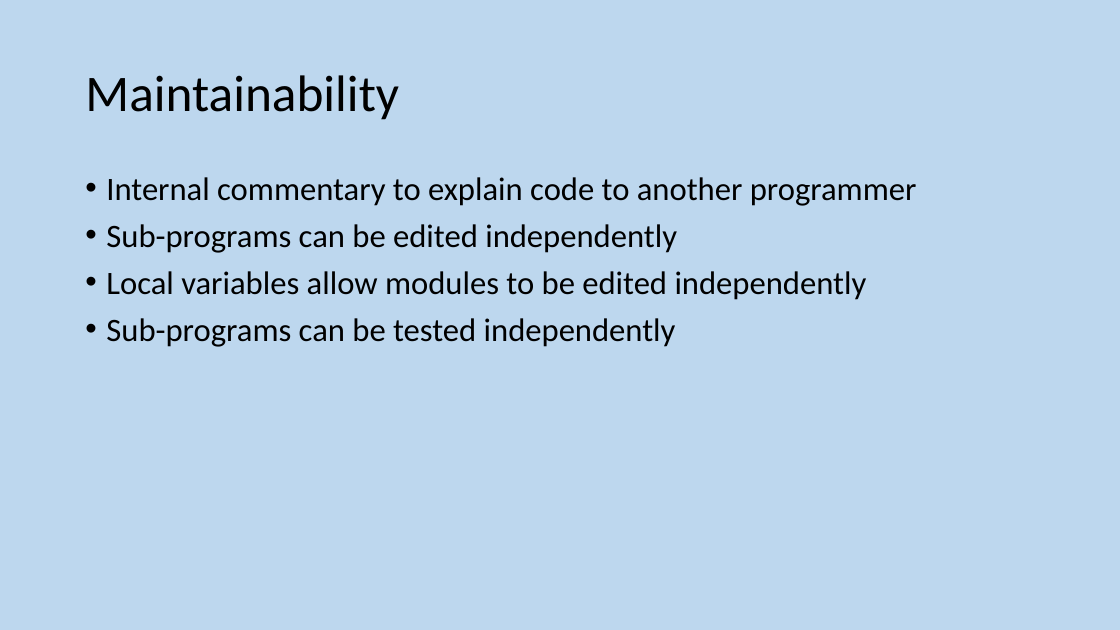
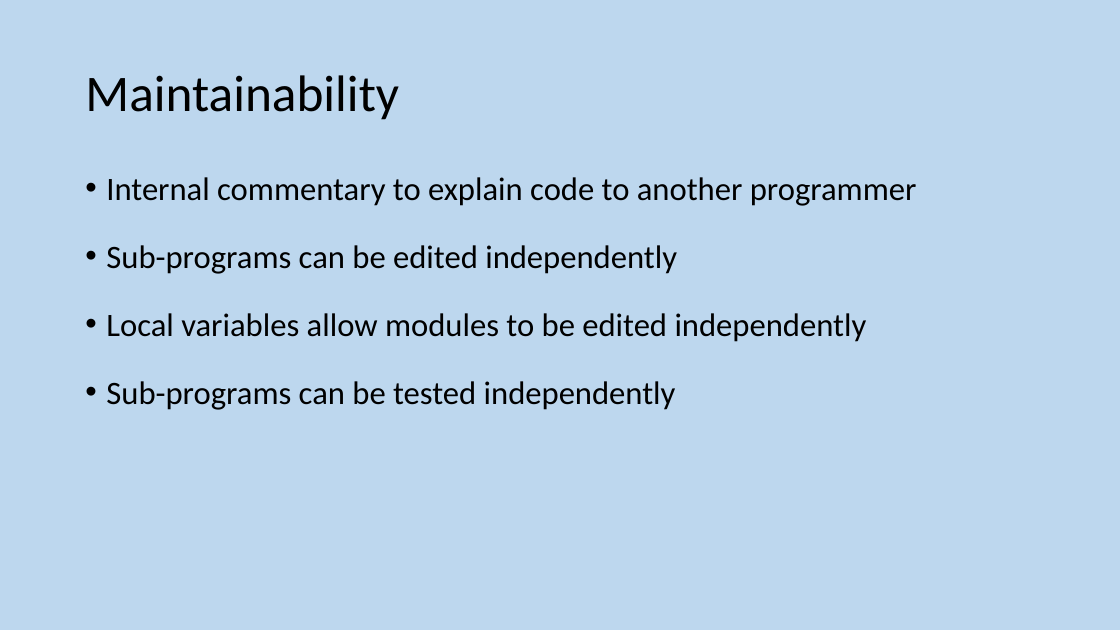
Before and after one commit to MrFriendCS/MrFriendCS.github.io, a slide deck: slide 191 of h-cs/sdd/H CS SDD Slides.pptx (slide 189 before the commit). Drawn at 1120x630 pixels with LibreOffice and Linux fonts; fonts in the diff are those of the drawing. Boxes give left, top, right and bottom in pixels: in the first picture for what was removed or moved away, otherwise in the second. Text is boxed around its words. In the diff, an @@ line names an element or a change of style, - is before the commit and + after.

```diff
--- a/h-cs/sdd/H CS SDD Slides.pptx
+++ b/h-cs/sdd/H CS SDD Slides.pptx
@@ text "Internal commentary to explain code ..." at (106, 177, 917, 410): more space between paragraphs @@
```
Also in this commit, not shown: 19 other slides changed, 3 slides added, 1 slide removed.
